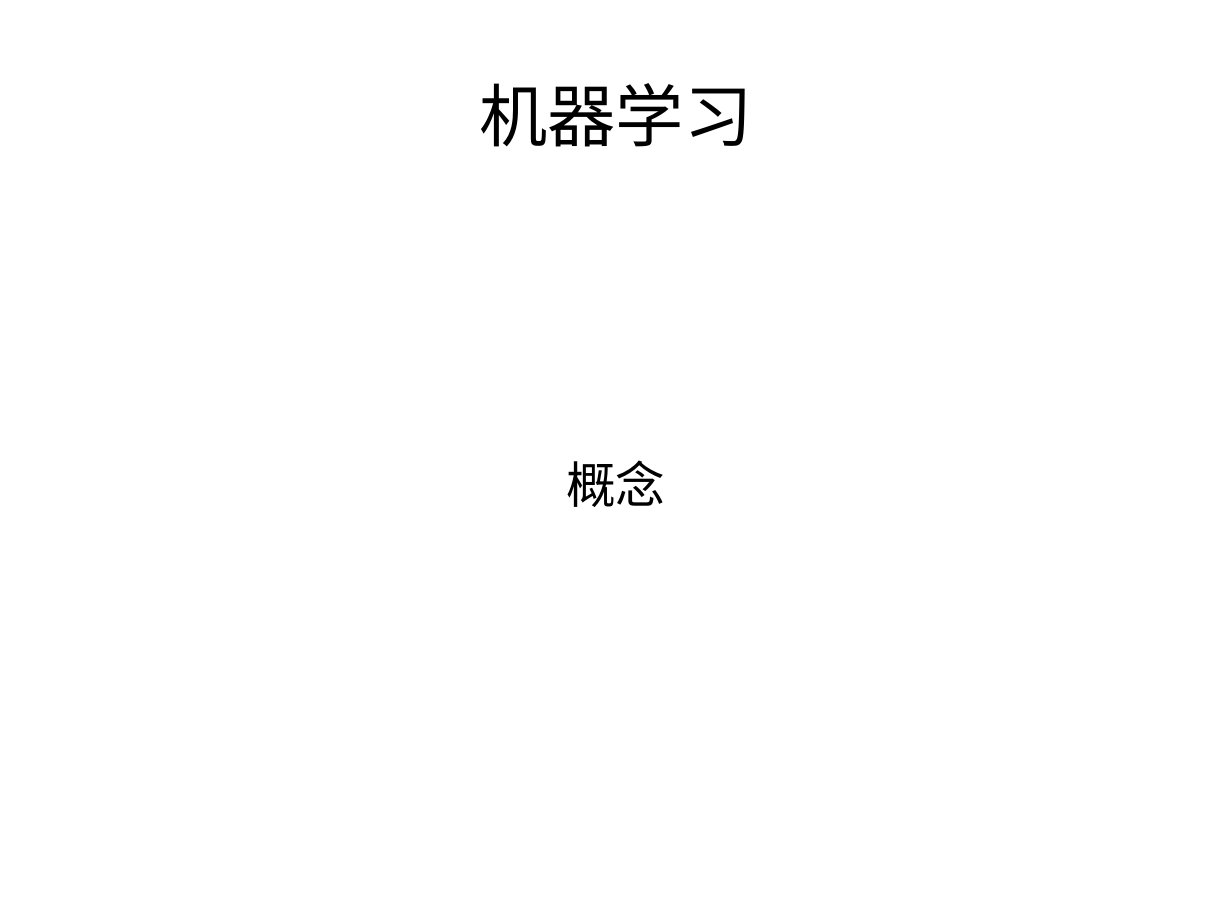
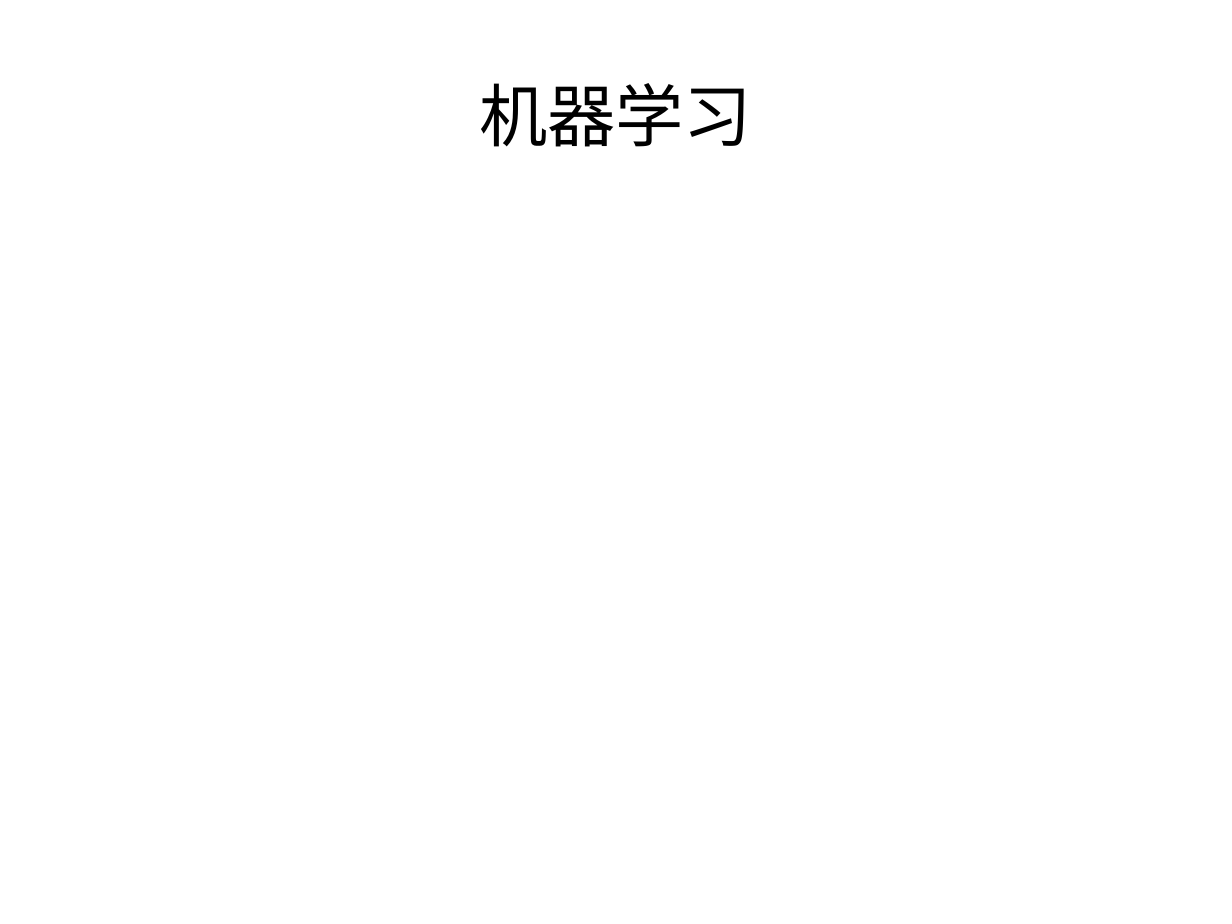
Before and after one commit to qqqil/tensorflow_test, a slide deck: slide 1 of docs/nn.pptx. Drawn at 1232x924 pixels with LibreOffice and Linux fonts; fonts in the diff are those of the drawing. Boxes give left, top, right and bottom in pixels: in the first picture for what was removed or moved away, otherwise in the second. Text is boxed around its words. In the diff, an @@ line names an element or a change of style, - is before the commit and + after.

```diff
--- a/docs/nn.pptx
+++ b/docs/nn.pptx
@@ text removed at [566, 460, 665, 507] @@
-概念
```
Also in this commit, not shown: 3 other slides changed, 5 slides added, 1 slide removed, 31 other files.
